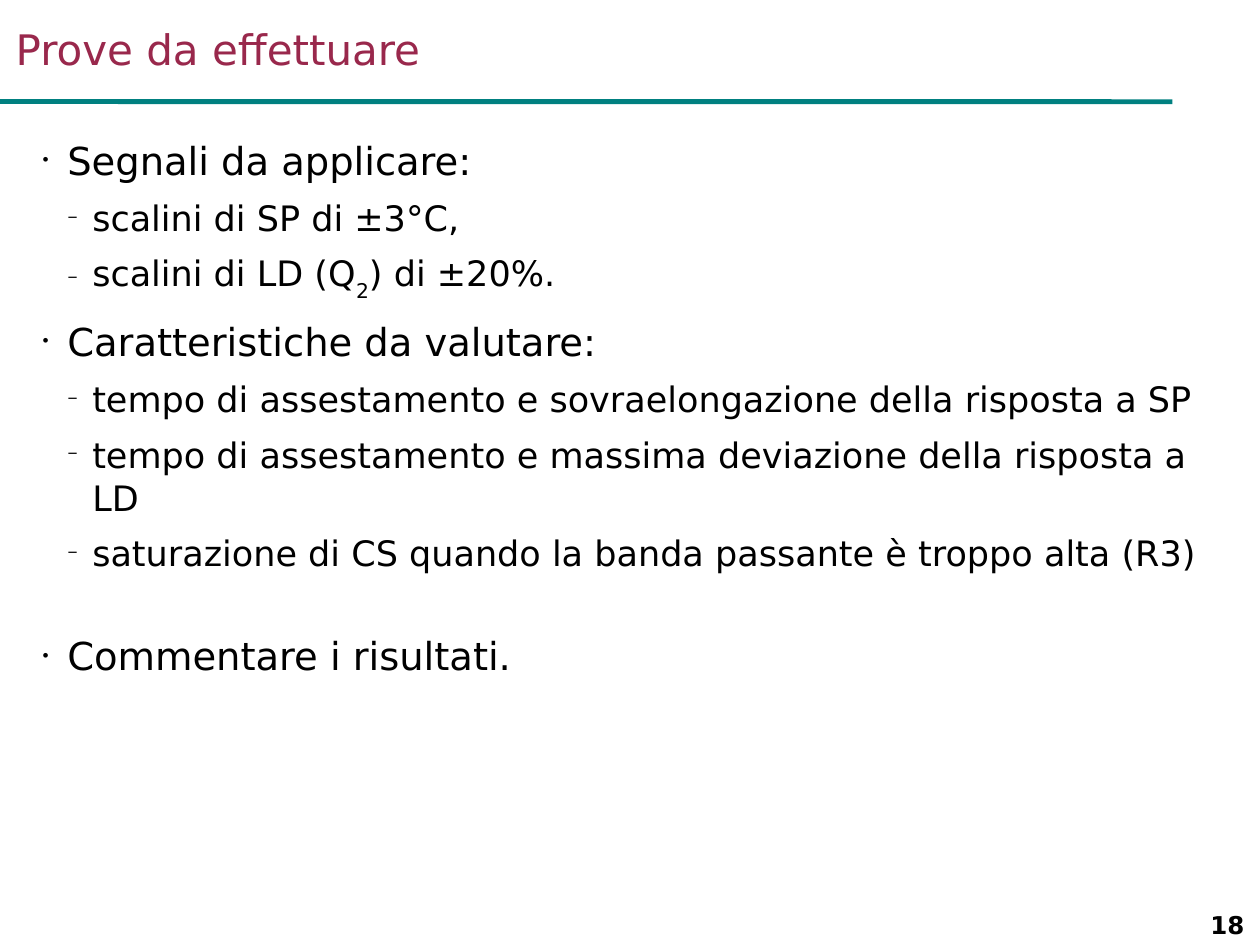
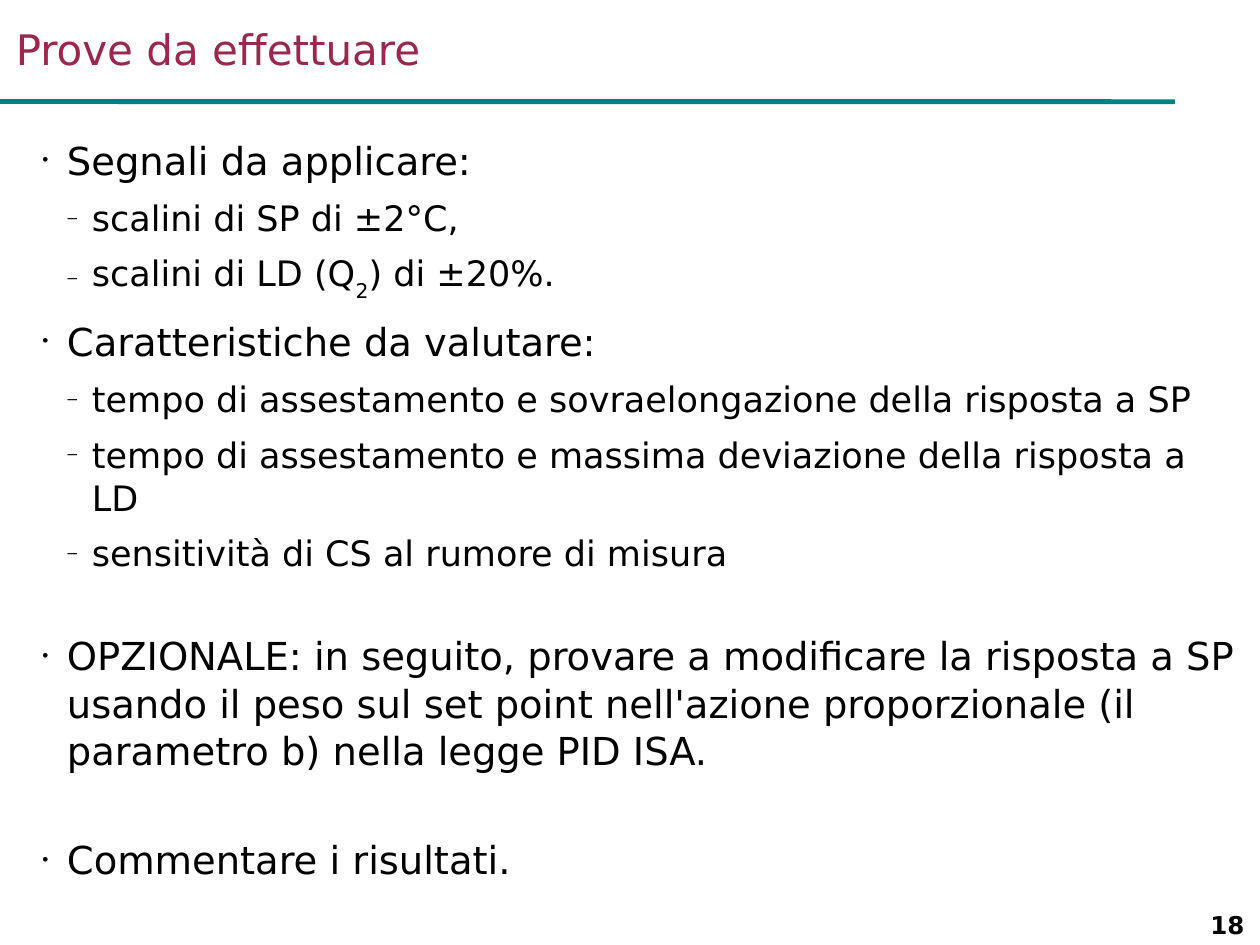
Before and after one commit to looms-polimi/FdA_Lab, a slide deck: slide 18 of FdA_courseware/FdA_Lab2.ppt. Drawn at 1260x945 pixels with LibreOffice and Linux fonts; fonts in the diff are those of the drawing; background and template pictures are left out. Boxes give left, top, right and bottom in pixels: in the first picture for what was removed or moved away, otherwise in the second. Text is boxed around its words. In the diff, an @@ line names an element or a change of style, - is before the commit and + after.

Commit message:
Fixed typo in session 2 slides

```diff
--- a/FdA_courseware/FdA_Lab2.ppt
+++ b/FdA_courseware/FdA_Lab2.ppt
@@ text at box(67, 145, 1191, 875): indent changed; bullet − to – @@
@@ text at box(92, 204, 459, 235): text changed @@
-  − scalini di SP di ±3°C,
+  – scalini di SP di ±2°C,
@@ text at box(67, 538, 1234, 773): text changed; size 20 to 22 pt @@
-  − saturazione di CS quando la banda passante è troppo alta (R3)
+  – sensitività di CS al rumore di misura
+• OPZIONALE: in seguito, provare a modificare la risposta a SP usando il peso sul set point nell'azione proporzionale (il parametro b) nella legge PID ISA.
```
Also in this commit, not shown: 15 other slides changed, 2 slides added, 10 slides removed, 1 other file.
